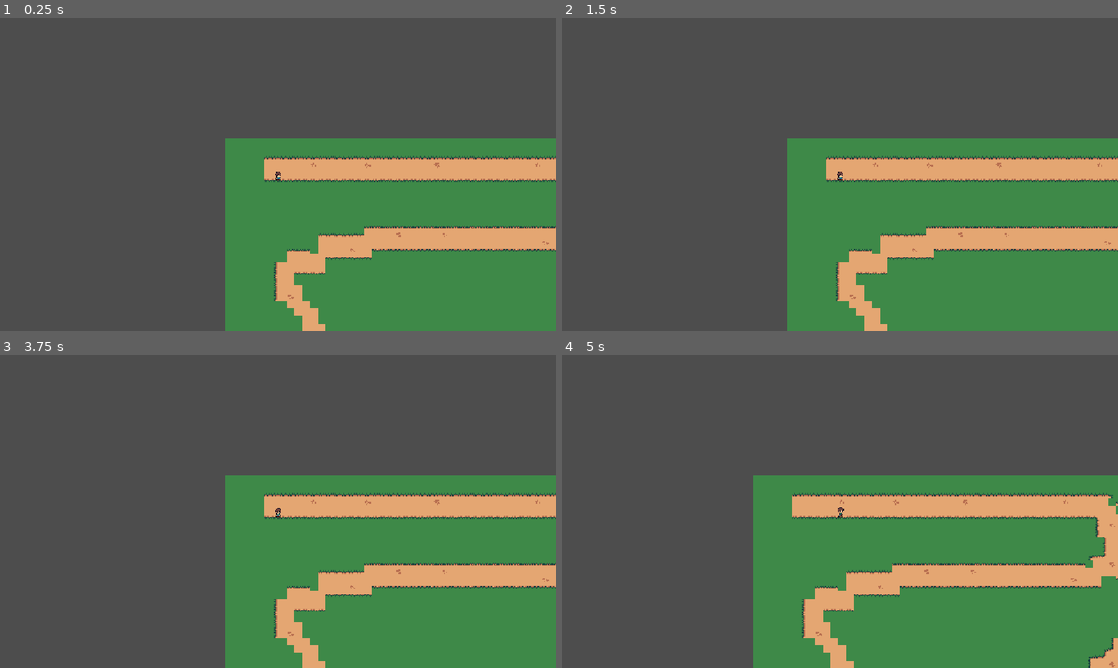
Above: before the commit, frames 1-4 (two rows, left to right).
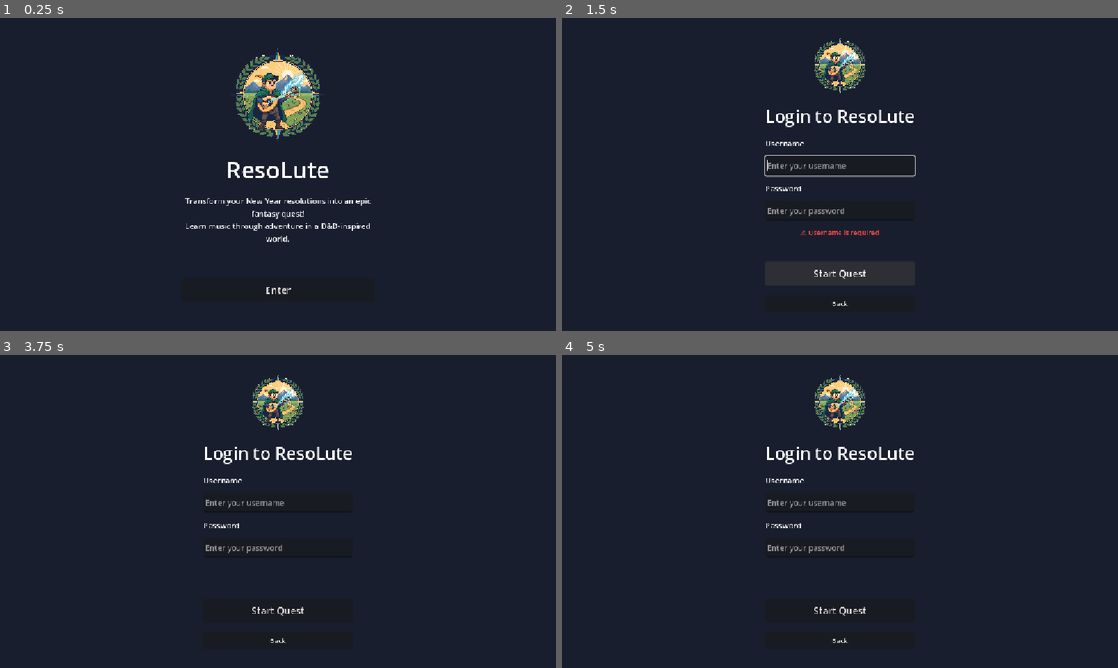
Above: after the commit, the same moments.

Repository: davesnowdon/ResoLute
Game: Godot game, scene res://landing_screen.tscn
The game is run twice, just before and just after one commit, with the same random seed, the same clock (stepped at 60 frames per second) and the same inputs. Before the commit the project starts from res://game_level.tscn.
Inputs (mouse positions are in pixels of both pictures, inside the frame that each line leads up to):
- Up to frame 1 (0.25 s): no input
- Up to frame 2 (1.5 s): click (840, 290) at 0.5 s, where only the run after the commit has a clickable "Enter"; click (840, 274) at 1.25 s, where only the run after the commit has a clickable "Start Quest"
- Up to frame 3 (3.75 s): click (278, 611) at 2 s, where only the run after the commit has a clickable "Start Quest"; click (278, 639) at 2.75 s, where only the run after the commit has a clickable "Back"; click (278, 627) at 3.5 s, where only the run after the commit has a clickable "Enter"
- Up to frame 4 (5 s): tap Enter at 4.25 s; hold D (right) from 4.28 s (still down)

The runs differ from the first frame. In frame 1, 100% of the frame differs, in the area x 0-100%, y 0-100%; in frame 2, 100%; in frame 3, 100%; in frame 4, 100%.

Commit message:
make landing screen main screen

Diff:
--- a/ui/project.godot
+++ b/ui/project.godot
@@ -11,7 +11,7 @@
 [application]
 
 config/name="ResoLute"
-run/main_scene="uid://chcalusd6kr07"
+run/main_scene="uid://c2fkecyvb7p3j"
 config/features=PackedStringArray("4.5", "GL Compatibility")
 config/icon="res://icon.svg"
 
